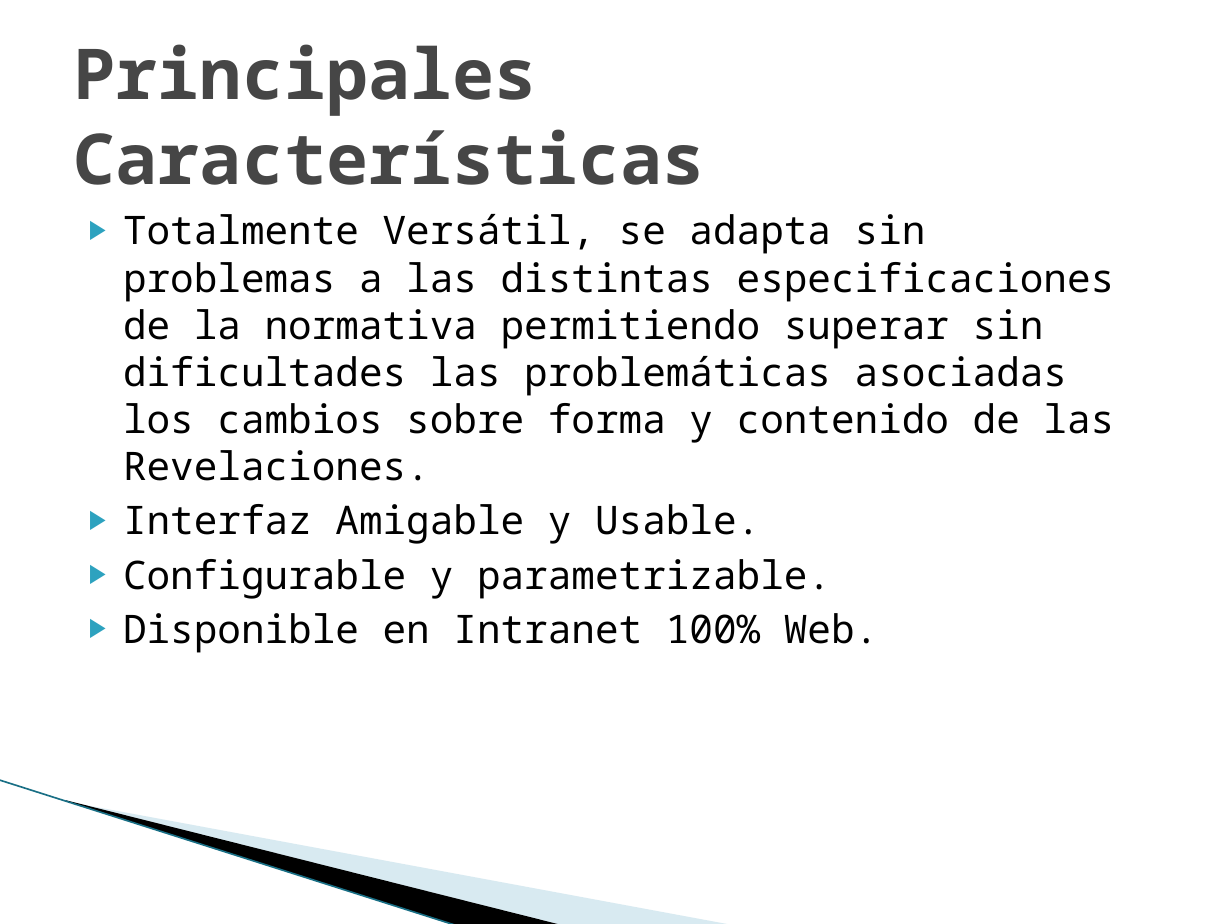
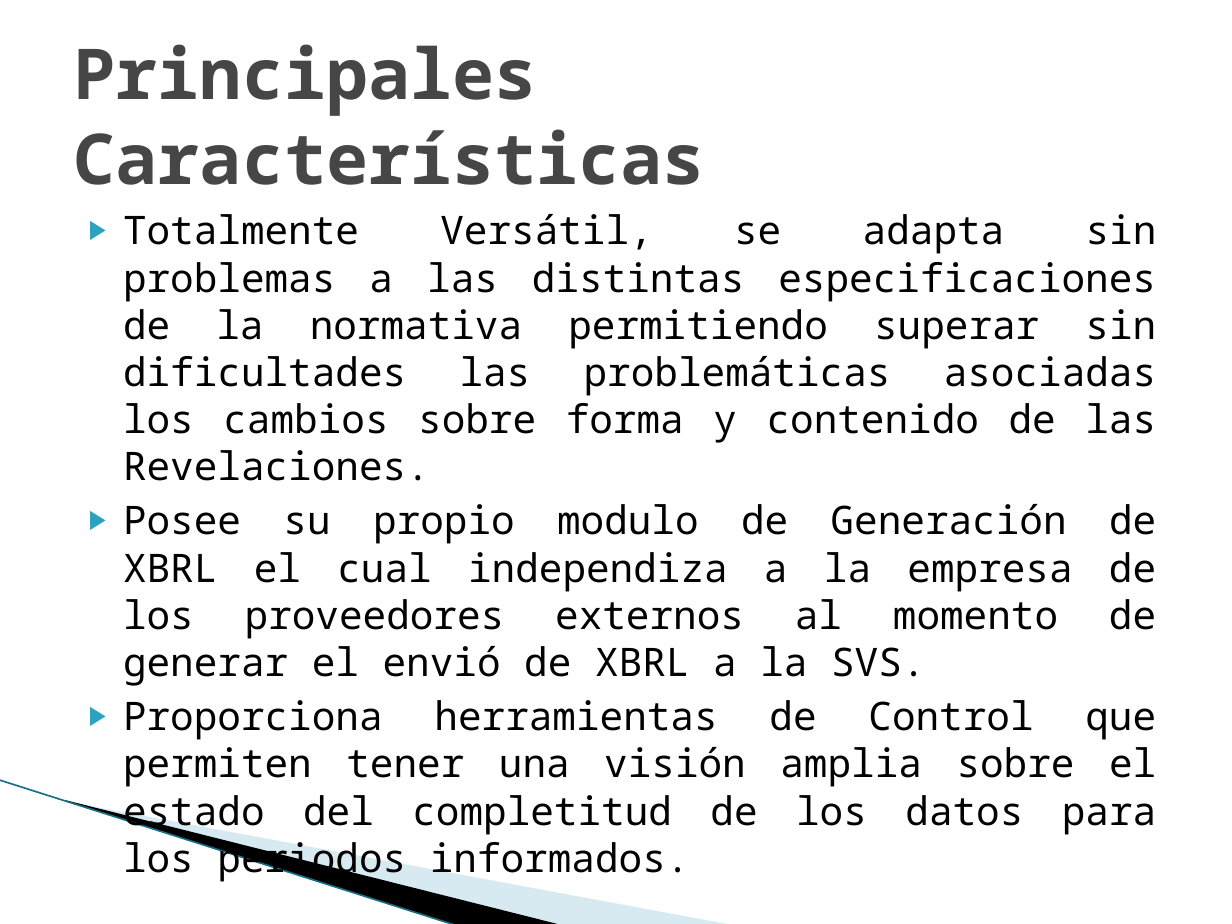
Before and after one commit to vicky1404/rev-ii, a slide deck: slide 8 of docs/comercial/brochure.pptx (slide 4 before the commit). Drawn at 1232x924 pixels with LibreOffice and Linux fonts; fonts in the diff are those of the drawing; background and template pictures are left out. Boxes give left, top, right and bottom in pixels: in the first picture for what was removed or moved away, otherwise in the second. Text is boxed around its words. In the diff, an @@ line names an element or a change of style, - is before the commit and + after.

Commit message:
Version para revision del equipo.

```diff
--- a/docs/comercial/brochure.pptx
+++ b/docs/comercial/brochure.pptx
@@ text at (123,214,1157,481): alignment left to justified @@
@@ text at (123,504,1156,835): text changed @@
-▶ Interfaz Amigable y Usable.
-▶ Configurable y parametrizable.
-▶ Disponible en Intranet 100% Web.
+▶ Posee su propio modulo de Generación de XBRL el cual independiza a la empresa de los proveedores externos al momento de generar el envió de XBRL a la SVS.
+▶ Proporciona herramientas de Control que permiten tener una visión amplia sobre el estado del completitud de los datos para los periodos informados.
```
Also in this commit, not shown: 3 other slides changed, 8 slides added.
